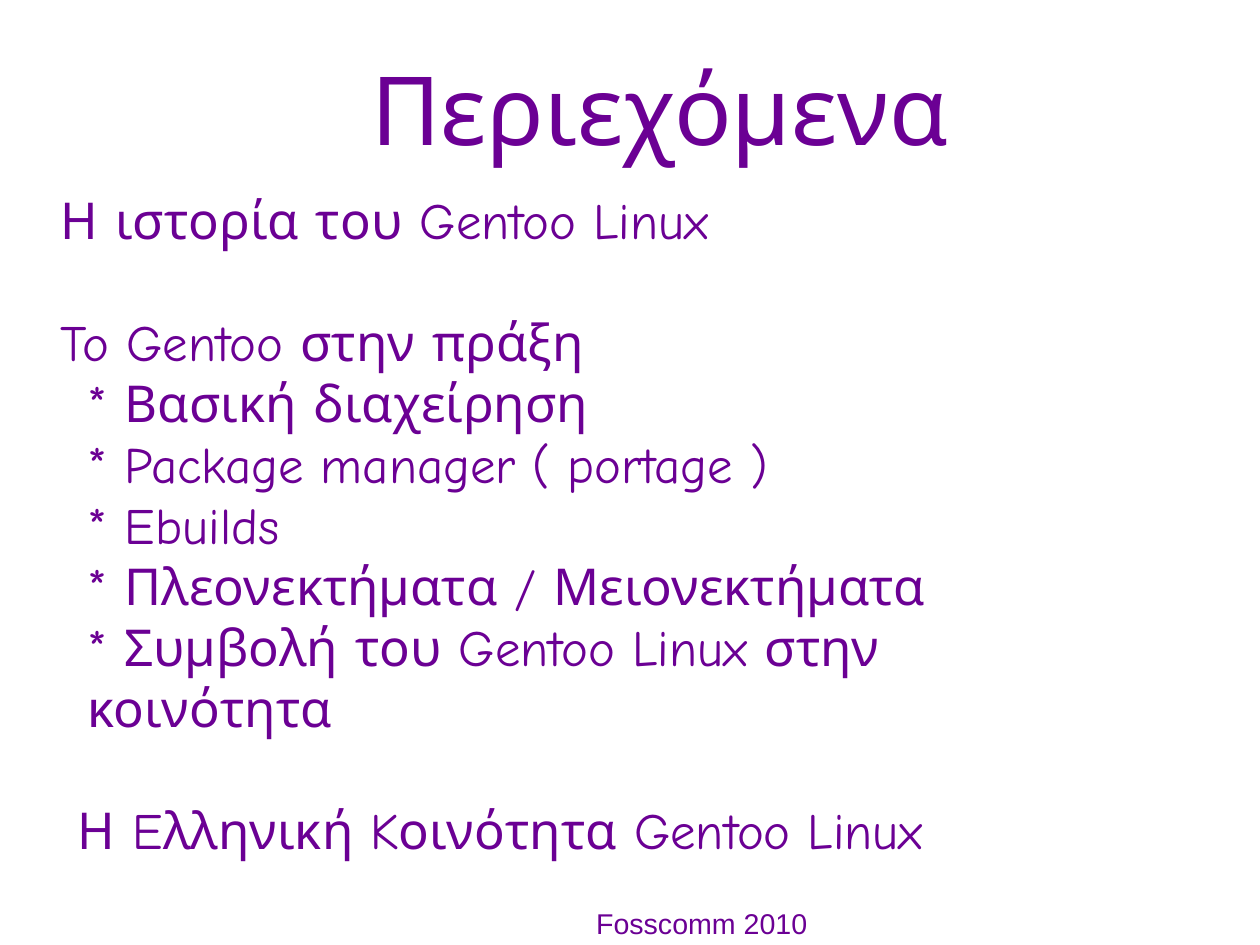
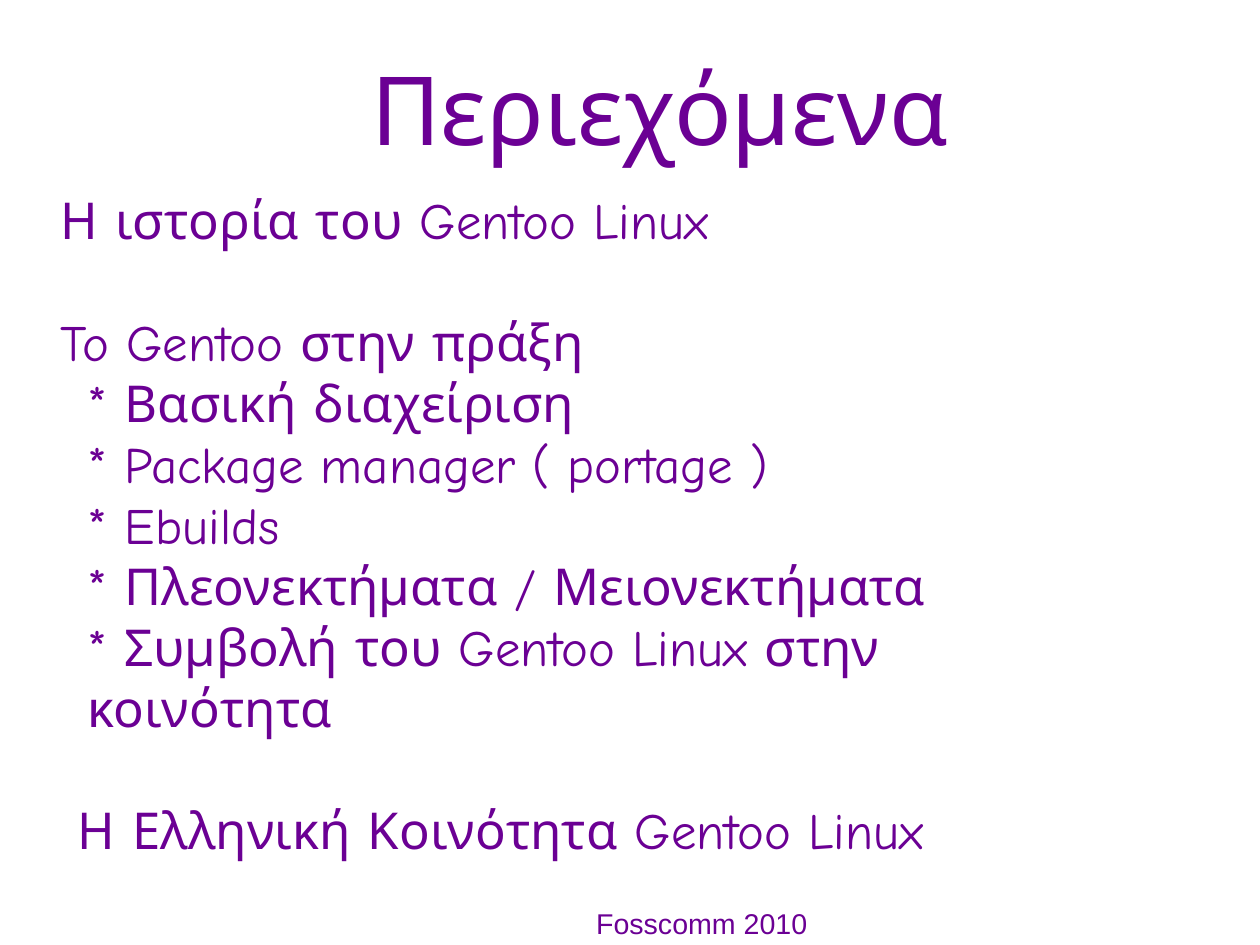
Before and after one commit to gentoo-el/presentations, a slide deck: slide 2 of fosscom-2010_pres.odp. Drawn at 1260x945 pixels with LibreOffice and Linux fonts; fonts in the diff are those of the drawing; background and template pictures are left out. Boxes give left, top, right and bottom in pixels: in the first picture for what was removed or moved away, otherwise in the second. Text is boxed around its words. In the diff, an @@ line names an element or a change of style, - is before the commit and + after.

Commit message:
Corrected minor typos and applied few text layout changes.

```diff
--- a/fosscom-2010_pres.odp
+++ b/fosscom-2010_pres.odp
@@ text at (125, 381, 575, 435): text changed @@
-  ● * Βασική διαχείρηση
+  ● * Βασική διαχείριση
@@ text at (78, 808, 923, 862): text changed @@
-● Η Eλληνική Kοινότητα Gentoo Linux
+● Η Ελληνική Κοινότητα Gentoo Linux
```
Also in this commit, not shown: 11 other slides changed.
